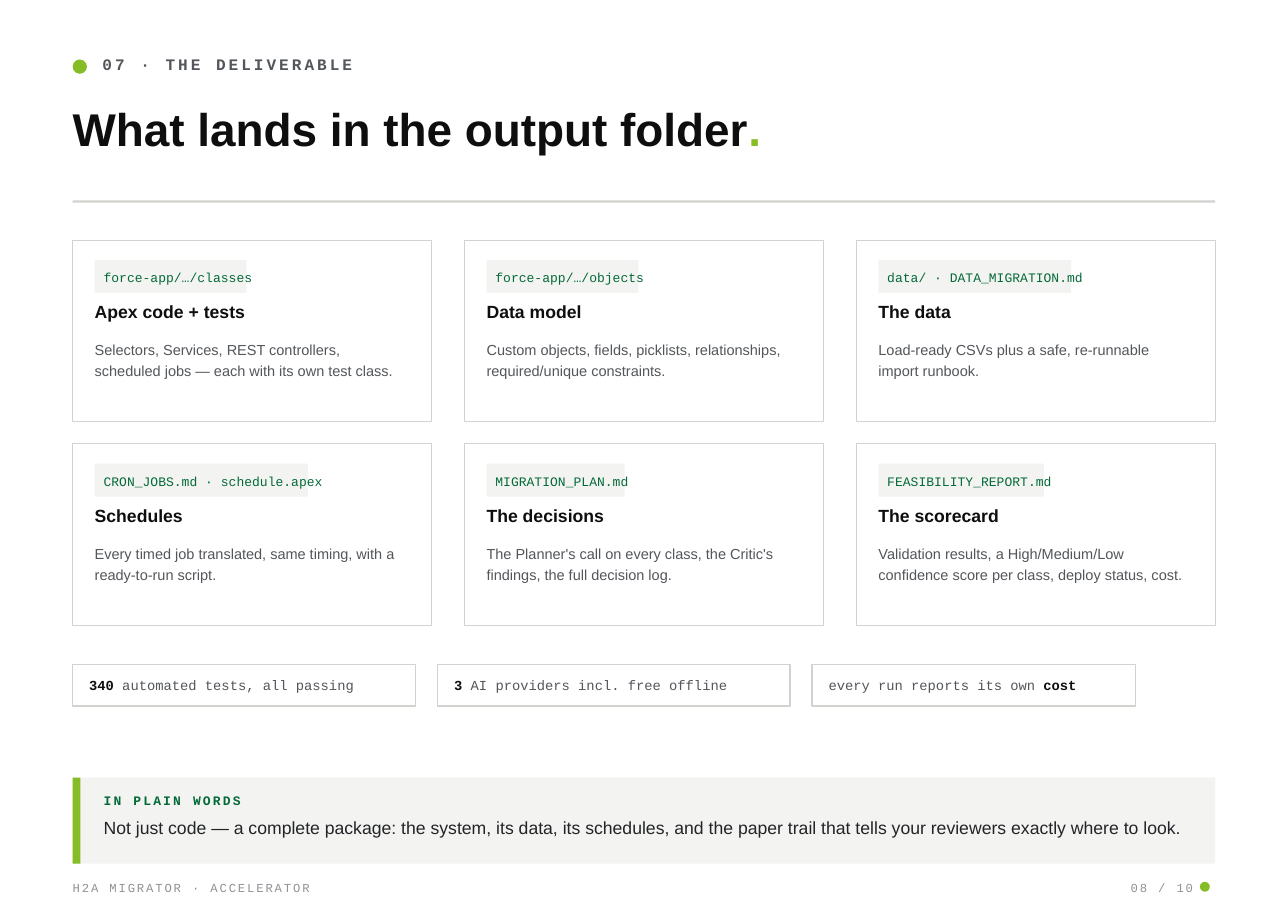
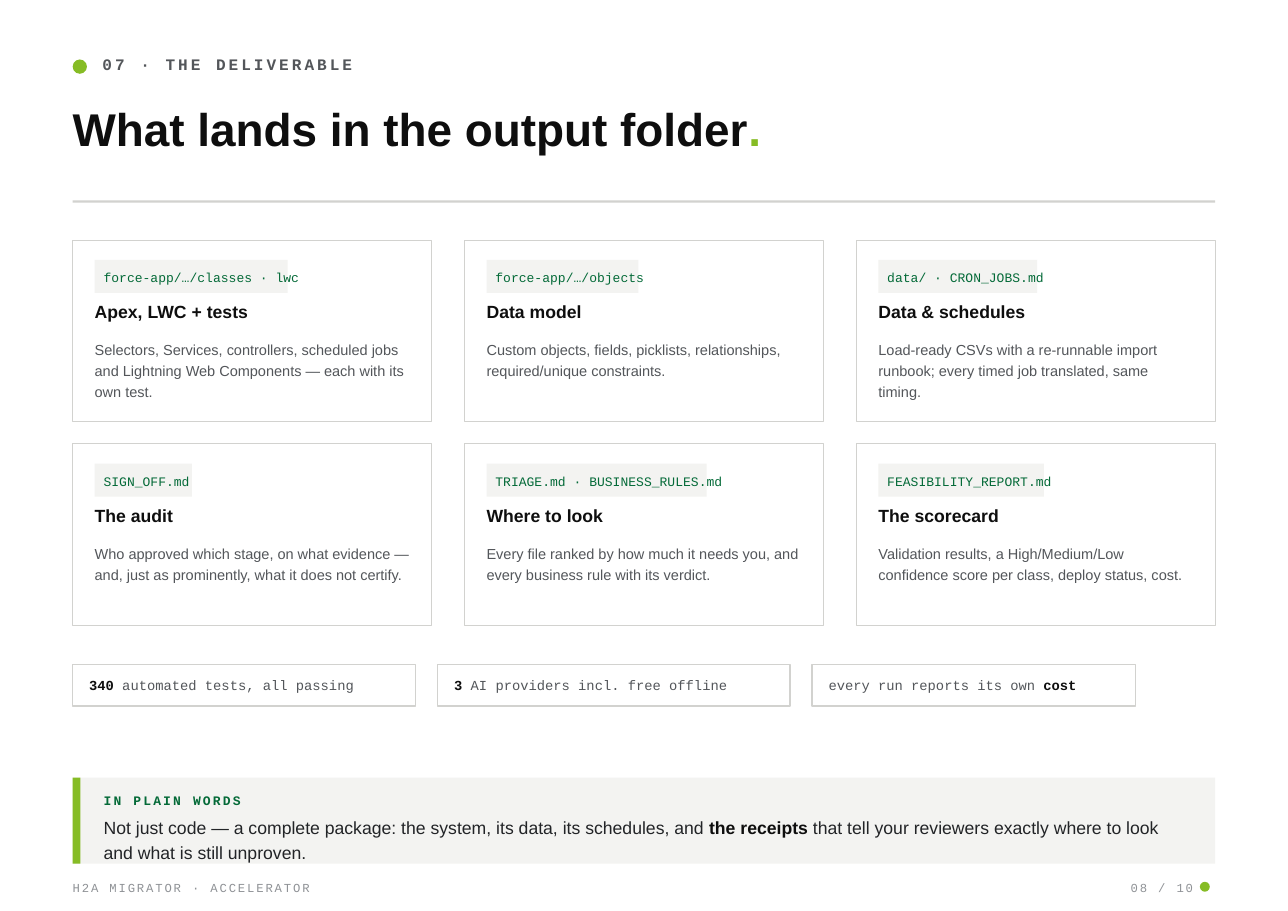
Before and after one commit to Vikaschd04/SAP_Salesforce_Migrator, a slide deck: slide 8 of docs/DEMO_DECK.pptx. Drawn at 1288x911 pixels with LibreOffice and Linux fonts; fonts in the diff are those of the drawing. Boxes give left, top, right and bottom in pixels: in the first picture for what was removed or moved away, otherwise in the second. Text is boxed around its words. In the diff, an @@ line names an element or a change of style, - is before the commit and + after.

```diff
--- a/docs/DEMO_DECK.pptx
+++ b/docs/DEMO_DECK.pptx
@@ rectangle: place and size @@
-rectangle at (95, 260, 247, 293)
+rectangle at (95, 260, 288, 293)
@@ rectangle: place and size @@
-rectangle at (878, 260, 1071, 293)
+rectangle at (878, 260, 1037, 293)
@@ text at (104, 272, 299, 285): text changed @@
-force-app/…/classes
+force-app/…/classes · lwc
@@ text at (887, 272, 1044, 284): text changed @@
-data/ · DATA_MIGRATION.md
+data/ · CRON_JOBS.md
@@ text at (95, 305, 248, 322): text changed @@
-Apex code + tests
+Apex, LWC + tests
@@ text at (878, 305, 1025, 318): text changed @@
-The data
+Data & schedules
@@ text at (95, 344, 404, 397): text changed @@
-Selectors, Services, REST controllers, scheduled jobs — each with its own test class.
+Selectors, Services, controllers, scheduled jobs and Lightning Web Components — each with its own test.
@@ text at (878, 344, 1157, 400): text changed @@
-Load-ready CSVs plus a safe, re-runnable import runbook.
+Load-ready CSVs with a re-runnable import runbook; every timed job translated, same timing.
@@ rectangle: place and size @@
-rectangle at (95, 464, 309, 497)
+rectangle at (95, 464, 192, 497)
@@ text at (104, 476, 190, 488): text changed @@
-CRON_JOBS.md · schedule.apex
+SIGN_OFF.md
@@ rectangle: place and size @@
-rectangle at (487, 464, 625, 497)
+rectangle at (487, 464, 707, 497)
@@ text at (495, 476, 722, 488): text changed @@
-MIGRATION_PLAN.md
+TRIAGE.md · BUSINESS_RULES.md
@@ text at (95, 509, 173, 522): text changed @@
-Schedules
+The audit
@@ text at (487, 509, 603, 522): text changed @@
-The decisions
+Where to look
@@ text at (95, 548, 402, 583): text changed @@
-Every timed job translated, same timing, with a ready-to-run script.
+Who approved which stage, on what evidence — and, just as prominently, what it does not certify.
@@ text at (487, 548, 798, 583): text changed @@
-The Planner's call on every class, the Critic's findings, the full decision log.
+Every file ranked by how much it needs you, and every business rule with its verdict.
@@ text at (104, 821, 1158, 863): text changed @@
-Not just code — a complete package: the system, its data, its schedules, and the paper trail that tells your reviewers exactly where to look.
+Not just code — a complete package: the system, its data, its schedules, and the receipts that tell your reviewers exactly where to look and what is still unproven.
```
Also in this commit, not shown: 5 other slides changed, 5 other files.
